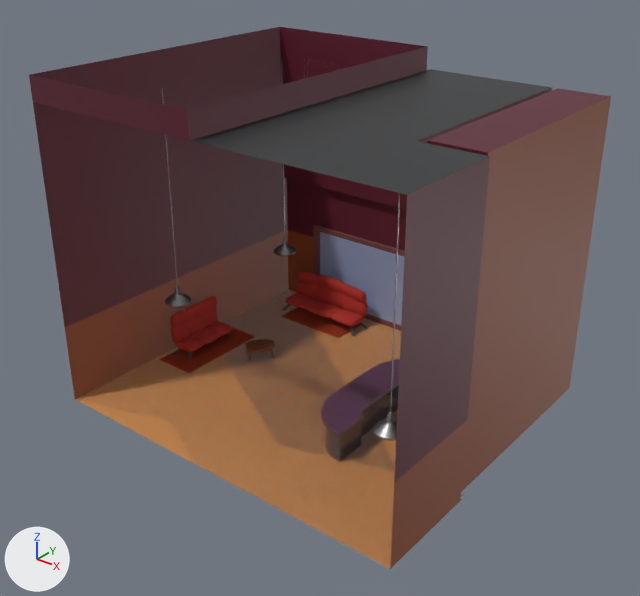
A saved change to the glTF model pb_public/models/coffee-shop.glb.
One viewpoint serves both versions: a 50 mm camera at (29.0, -33.0, 29.3) aimed at (0.3, 2.8, 7.1). The axes (+X, +Y, +Z) are drawn at lower left. The lights are the same throughout. Where no turn or scale is listed for an object, it has been applied to the vertices. Vertices at the same position are counted once.

The first picture shows 'bar', 'coffee-shop', 'coffee-shop-windows', 'ground-clickable', 'hang-light.001', 'hang-light.002', 'rug', 'rug2', 'sofa', 'sofa2'.
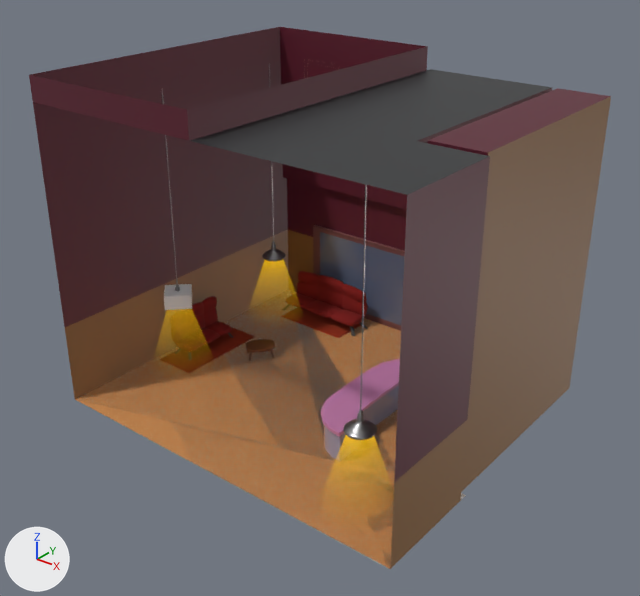
The change, as a diff of the scene's bpy script:
```diff
--- a/pb_public/models/coffee-shop.glb.py
+++ b/pb_public/models/coffee-shop.glb.py
@@ img_light_cone @@
+img_light_cone = load_image('light-cone', '_unpacked/light-cone', 256, 256, 'sRGB')
@@ mat_bar_top @@
 mat_bar_top = principled_material('bar-top')
-mat_bar_top.base_color = (0.105, 0.0434, 0.0814)  # dark purple #5b3b51
+mat_bar_top.base_color = (0.589, 0.223, 0.445)  # pink #ca82b2
@@ mat_coffee_shop_window_glow @@
 mat_coffee_shop_window_glow = principled_material('coffee-shop-window-glow')
-mat_coffee_shop_window_glow.base_color = (0.334, 0.421, 0.663)  # blue #9caed5
+mat_coffee_shop_window_glow.base_color = (0.139, 0.174, 0.27)  # blue #68748e
 mat_coffee_shop_window_glow.metallic = 0.19
@@ mat_sofa @@
 mat_sofa = principled_material('sofa')
-mat_sofa.base_color = (0.412, 0.0237, 0.0165)  # red #ac2b23
+mat_sofa.base_color = (0.197, 0.00147, 0.0)  # dark red #7b0500
 mat_sofa.roughness = 0.908
@@ mat_invis @@
+mat_invis = principled_material('invis')
+mat_invis.base_color = (0.8, 0.8, 0.8)  # white #e7e7e7
@@ mat_light_cone @@
+mat_light_cone = bpy.data.materials.new('light-cone')
+# colours: white #e7e7e7
+# uses the picture img_light_cone
@@ me_plane_001 @@
 # used by ob_ground_clickable; location = (0.0, 14.63, -2.0)
-me_plane_001.from_pydata(...)  # 6 vertices, 4 faces; spans x -11.7..11.7, y -20.8..-0.6, z 2.0
-me_plane_001.materials.append(mat_invisible)  # blue #c2cde9
+me_plane_001.from_pydata(...)  # 21 vertices, 21 faces; spans x -11.7..11.7, y -20.8..-0.6, z 2.0
+# me_plane_001 part 1
+# 4 faces are deleted
+# 15 vertices are added at x 1.8..6.7, y -15.7..-0.6, z 2.0
+# 21 new faces join them
+me_plane_001.materials.append(mat_invis)  # white #e7e7e7
@@ me_cone_003 @@
+me_cone_003.from_pydata(...)  # 24 vertices, 24 faces; spans x -2.28..2.28, y -2.28..2.28, z -5.99..-0.84
+me_cone_003.materials.append(mat_light_cone)
@@ me_cone_002 @@
+me_cone_002.from_pydata(...)  # 24 vertices, 24 faces; spans x -2.28..2.28, y -2.28..2.28, z -5.99..-0.84
+me_cone_002.materials.append(mat_light_cone)
@@ me_cube_004_1 @@
+me_cube_004_1.from_pydata([(0.0, -1.19, -0.14), (0.0, -1.19, 0.79), (-1.19, 0.0, -0.14), (-1.19, 0.0, 0.79), (1.19, 0.0, -0.14), (1.19, 0.0, 0.79), (0.0, 1.19, -0.14), (0.0, 1.19, 0.79)], [], [(0, 1, 3), (0, 3, 2), (2, 3, 7), (2, 7, 6), (6, 7, 5), (6, 5, 4), (4, 5, 1), (4, 1, 0), (2, 6, 4), (2, 4, 0), (7, 3, 1), (7, 1, 5)])
+me_cube_004_1.materials.append(mat_invis)  # white #e7e7e7
@@ ob_hang_light_001 @@
 ob_hang_light_001 = bpy.data.objects.new('hang-light.001', me_cube_004)
-ob_hang_light_001.location = (-9.57, 11.21, 17.29)
+ob_hang_light_001.location = (-9.57, 10.01, 17.29)
@@ ob_hang_light_002 @@
 ob_hang_light_002 = bpy.data.objects.new('hang-light.002', me_cube_016)
-ob_hang_light_002.location = (9.05, -2.64, 17.29)
+ob_hang_light_002.location = (7.91, -3.51, 17.29)
@@ ob_light_cone_002 @@
+ob_light_cone_002 = bpy.data.objects.new('light-cone.002', me_cone_003)
+ob_light_cone_002.location = (7.91, -3.51, 5.51)
@@ ob_light_cone_001 @@
+ob_light_cone_001 = bpy.data.objects.new('light-cone.001', me_cone_002)
+ob_light_cone_001.location = (-9.57, 10.01, 5.51)
@@ ob_hover_anim @@
+ob_hover_anim = bpy.data.objects.new('hover-anim', me_cube_004_1)
+ob_hover_anim.location = (-9.57, 0.89, 4.64)
```

Boxes [x1, y1, x2, y2] around the edits, measured in the pictures (640 x 596 px):
'ground-clickable', reshaped
    before: [77, 291, 466, 568]
    after: [75, 290, 466, 568]
'coffee-shop-windows', recoloured
    both: [313, 230, 405, 330]
'bar', recoloured (purple to pink)
    both: [321, 359, 400, 462]
'sofa2', recoloured
    both: [282, 271, 367, 329]
'sofa', recoloured
    both: [170, 296, 232, 360]
'hang-light.002', moved
    before: [373, 193, 400, 441]
    after: [344, 184, 377, 440]
'hover-anim', added
    after: [164, 284, 192, 310]
'hang-light.001', moved
    before: [274, 61, 297, 256]
    after: [262, 64, 286, 261]
'light-cone.002', added
    after: [344, 435, 376, 451]
'light-cone.001', added
    after: [263, 260, 285, 270]
